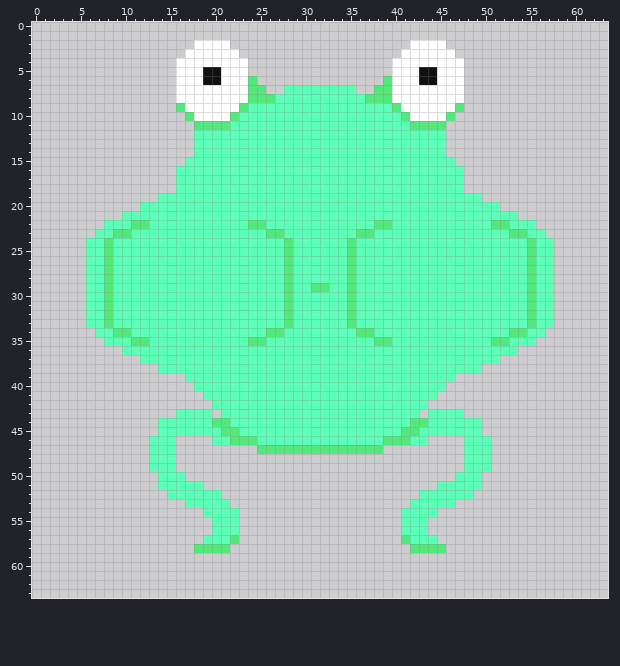
File history of a pixel-art sprite, assets/sprites/pets/frog/fat.png. Above, as it was before the edit.
The file is 64x64 pixels.
And afterwards:
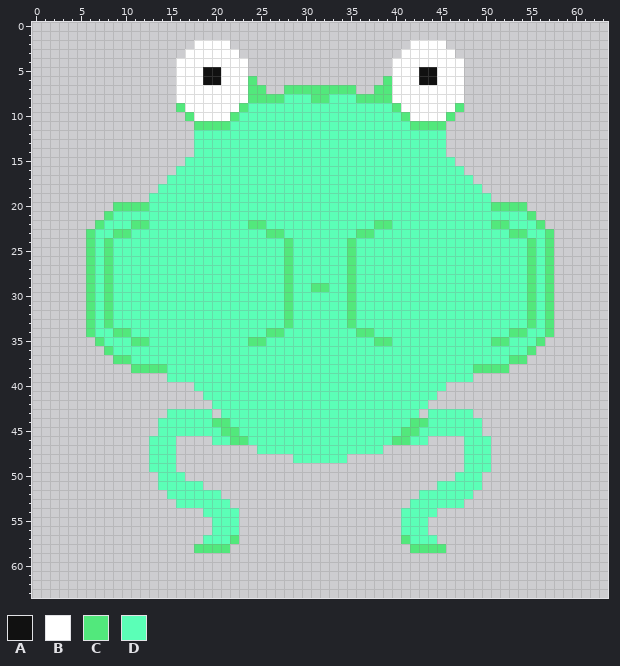
Palette (. is transparent): A #111111  B #ffffff  C #52e87c  D #5bffb7
From old to new:
@@ x 25..38 @@
  6 ..............
- 7 C..DDDDDDDD..C
- 8 CCDDDDDDDDDDCC
+ 7 C..CCCCCCCC..C
+ 8 CCCDDDCCDDDCCC
  9 DDDDDDDDDDDDDD
@@ x 0..63 @@
 16 ................DDDDDDDDDDDDDDDDDDDDDDDDDDDDDDDD................
-17 ................DDDDDDDDDDDDDDDDDDDDDDDDDDDDDDDD................
-18 ................DDDDDDDDDDDDDDDDDDDDDDDDDDDDDDDD................
-19 ..............DDDDDDDDDDDDDDDDDDDDDDDDDDDDDDDDDDDD..............
-20 ............DDDDDDDDDDDDDDDDDDDDDDDDDDDDDDDDDDDDDDDD............
-21 ..........DDDDDDDDDDDDDDDDDDDDDDDDDDDDDDDDDDDDDDDDDDDD..........
-22 ........DDDCCDDDDDDDDDDDCCDDDDDDDDDDDDCCDDDDDDDDDDDCCDDD........
-23 .......DDCCDDDDDDDDDDDDDDDCCDDDDDDDDCCDDDDDDDDDDDDDDDCCDD.......
-24 ......DDCDDDDDDDDDDDDDDDDDDDCDDDDDDCDDDDDDDDDDDDDDDDDDDCDD......
-25 ......DDCDDDDDDDDDDDDDDDDDDDCDDDDDDCDDDDDDDDDDDDDDDDDDDCDD......
-26 ......DDCDDDDDDDDDDDDDDDDDDDCDDDDDDCDDDDDDDDDDDDDDDDDDDCDD......
-27 ......DDCDDDDDDDDDDDDDDDDDDDCDDDDDDCDDDDDDDDDDDDDDDDDDDCDD......
-28 ......DDCDDDDDDDDDDDDDDDDDDDCDDDDDDCDDDDDDDDDDDDDDDDDDDCDD......
-29 ......DDCDDDDDDDDDDDDDDDDDDDCDDCCDDCDDDDDDDDDDDDDDDDDDDCDD......
-30 ......DDCDDDDDDDDDDDDDDDDDDDCDDDDDDCDDDDDDDDDDDDDDDDDDDCDD......
-31 ......DDCDDDDDDDDDDDDDDDDDDDCDDDDDDCDDDDDDDDDDDDDDDDDDDCDD......
-32 ......DDCDDDDDDDDDDDDDDDDDDDCDDDDDDCDDDDDDDDDDDDDDDDDDDCDD......
-33 ......DDCDDDDDDDDDDDDDDDDDDDCDDDDDDCDDDDDDDDDDDDDDDDDDDCDD......
-34 .......DDCCDDDDDDDDDDDDDDDCCDDDDDDDDCCDDDDDDDDDDDDDDDCCDD.......
-35 ........DDDCCDDDDDDDDDDDCCDDDDDDDDDDDDCCDDDDDDDDDDDCCDDD........
-36 ..........DDDDDDDDDDDDDDDDDDDDDDDDDDDDDDDDDDDDDDDDDDDD..........
-37 ............DDDDDDDDDDDDDDDDDDDDDDDDDDDDDDDDDDDDDDDD............
-38 ..............DDDDDDDDDDDDDDDDDDDDDDDDDDDDDDDDDDDD..............
-39 .................DDDDDDDDDDDDDDDDDDDDDDDDDDDDDD.................
+17 ...............DDDDDDDDDDDDDDDDDDDDDDDDDDDDDDDDDD...............
+18 ..............DDDDDDDDDDDDDDDDDDDDDDDDDDDDDDDDDDDD..............
+19 .............DDDDDDDDDDDDDDDDDDDDDDDDDDDDDDDDDDDDDD.............
+20 .........CCCCDDDDDDDDDDDDDDDDDDDDDDDDDDDDDDDDDDDDDDCCCC.........
+21 ........CDDDDDDDDDDDDDDDDDDDDDDDDDDDDDDDDDDDDDDDDDDDDDDC........
+22 .......CDDDCCDDDDDDDDDDDCCDDDDDDDDDDDDCCDDDDDDDDDDDCCDDDC.......
+23 ......CDDCCDDDDDDDDDDDDDDDCCDDDDDDDDCCDDDDDDDDDDDDDDDCCDDC......
+24 ......CDCDDDDDDDDDDDDDDDDDDDCDDDDDDCDDDDDDDDDDDDDDDDDDDCDC......
+25 ......CDCDDDDDDDDDDDDDDDDDDDCDDDDDDCDDDDDDDDDDDDDDDDDDDCDC......
+26 ......CDCDDDDDDDDDDDDDDDDDDDCDDDDDDCDDDDDDDDDDDDDDDDDDDCDC......
+27 ......CDCDDDDDDDDDDDDDDDDDDDCDDDDDDCDDDDDDDDDDDDDDDDDDDCDC......
+28 ......CDCDDDDDDDDDDDDDDDDDDDCDDDDDDCDDDDDDDDDDDDDDDDDDDCDC......
+29 ......CDCDDDDDDDDDDDDDDDDDDDCDDCCDDCDDDDDDDDDDDDDDDDDDDCDC......
+30 ......CDCDDDDDDDDDDDDDDDDDDDCDDDDDDCDDDDDDDDDDDDDDDDDDDCDC......
+31 ......CDCDDDDDDDDDDDDDDDDDDDCDDDDDDCDDDDDDDDDDDDDDDDDDDCDC......
+32 ......CDCDDDDDDDDDDDDDDDDDDDCDDDDDDCDDDDDDDDDDDDDDDDDDDCDC......
+33 ......CDCDDDDDDDDDDDDDDDDDDDCDDDDDDCDDDDDDDDDDDDDDDDDDDCDC......
+34 ......CDDCCDDDDDDDDDDDDDDDCCDDDDDDDDCCDDDDDDDDDDDDDDDCCDDC......
+35 .......CDDDCCDDDDDDDDDDDCCDDDDDDDDDDDDCCDDDDDDDDDDDCCDDDC.......
+36 ........CDDDDDDDDDDDDDDDDDDDDDDDDDDDDDDDDDDDDDDDDDDDDDDC........
+37 .........CCDDDDDDDDDDDDDDDDDDDDDDDDDDDDDDDDDDDDDDDDDDCC.........
+38 ...........CCCCDDDDDDDDDDDDDDDDDDDDDDDDDDDDDDDDDDCCCC...........
+39 ...............DDDDDDDDDDDDDDDDDDDDDDDDDDDDDDDDDD...............
 40 ..................DDDDDDDDDDDDDDDDDDDDDDDDDDDD..................
@@ x 13..50 @@
 42 .......DDDDDDDDDDDDDDDDDDDDDDDD.......
-43 ...DDDD.DDDDDDDDDDDDDDDDDDDDDD.DDDD...
+43 ..DDDDD.DDDDDDDDDDDDDDDDDDDDDD.DDDDD..
 44 .DDDDDDCCDDDDDDDDDDDDDDDDDDDDCCDDDDDD.
 45 .DDDDDDDCCDDDDDDDDDDDDDDDDDDCCDDDDDDD.
-46 DDD....DDCCCDDDDDDDDDDDDDDCCCDD....DDD
-47 DDD.........CCCCCCCCCCCCCC.........DDD
-48 DDD................................DDD
+46 DDD....DDCCDDDDDDDDDDDDDDDDCCDD....DDD
+47 DDD.........DDDDDDDDDDDDDD.........DDD
+48 DDD.............DDDDDD.............DDD
 49 DDD................................DDD
@@ x 14..49 @@
 52 .DDDDDD......................DDDDDD.
-53 ...DDDDD....................DDDDD...
+53 ..DDDDDD....................DDDDDD..
 54 .....DDDD..................DDDD.....
Where, in picture pixels (left, top, right, bottom), the same in both pictures:
changed: (275, 85, 365, 103)
changed: (86, 175, 185, 418)
changed: (455, 175, 554, 418)
changed: (248, 436, 392, 463)
added: (176, 499, 185, 508)
added: (455, 499, 464, 508)
